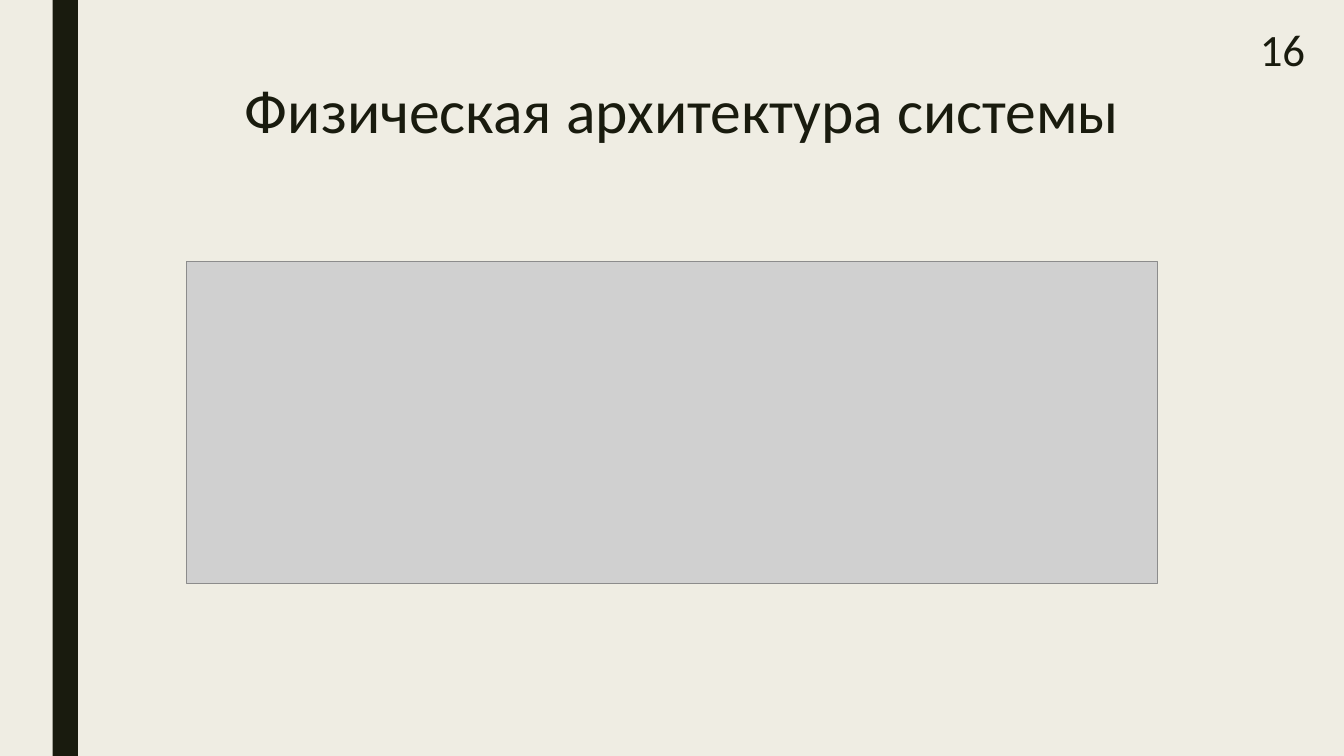
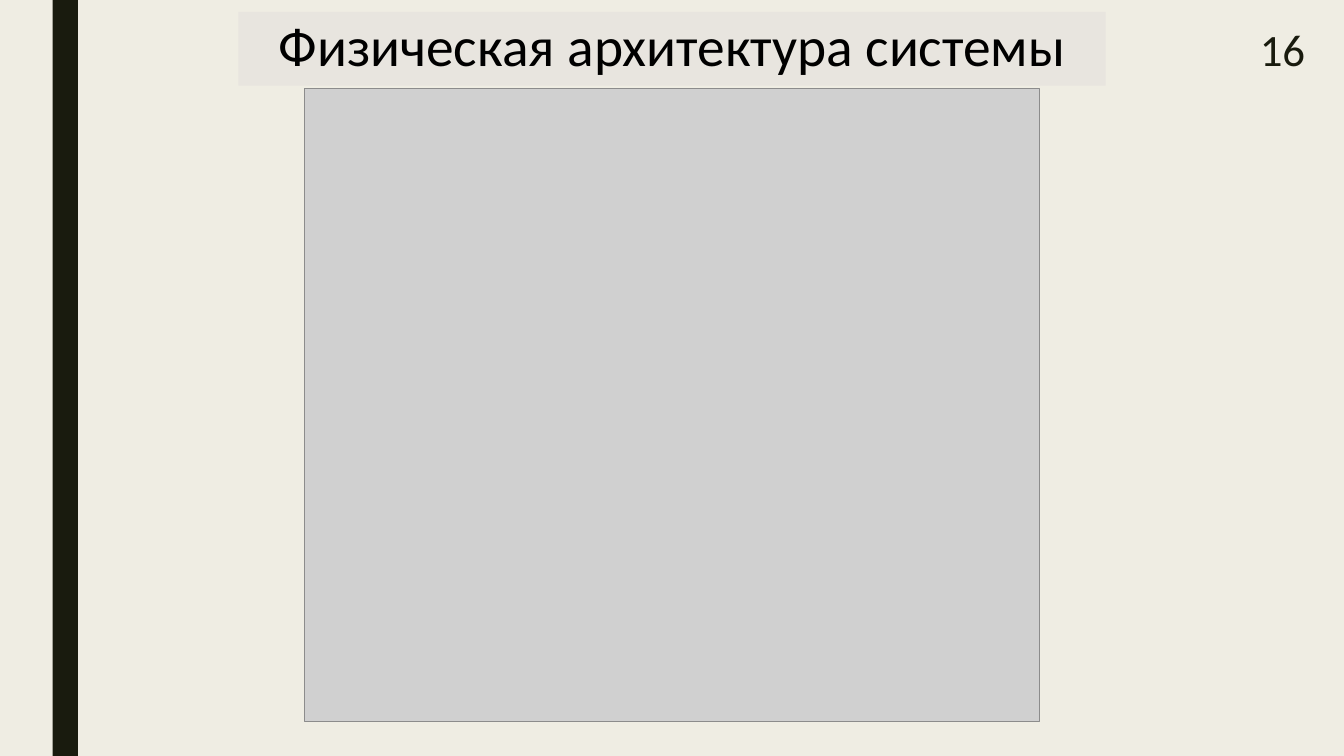
Before and after one commit to samarsky-canary/dragon, a slide deck: slide 16 of dizdocs/bakalavr.pptx. Drawn at 1344x756 pixels with LibreOffice and Linux fonts; fonts in the diff are those of the drawing; grey boxes stand for pictures. Boxes give left, top, right and bottom in pixels: in the first picture for what was removed or moved away, otherwise in the second. Text is boxed around its words. In the diff, an @@ line names an element or a change of style, - is before the commit and + after.

```diff
--- a/dizdocs/bakalavr.pptx
+++ b/dizdocs/bakalavr.pptx
@@ title "Физическая архитектура системы": place and size @@
-title "Физическая архитектура системы" at bbox=[245, 91, 1119, 143]
+title "Физическая архитектура системы" at bbox=[238, 12, 1106, 86]
@@ title "Физическая архитектура системы" at bbox=[238, 12, 1106, 86]: size 44 to 39.6 pt, text colour #191B0E to #000000; vertical alignment top to middle; fill none to #E8E5DF; outline none to #897B61 2.75 pt @@
@@ picture added at bbox=[304, 89, 1041, 721] @@
@@ picture removed at bbox=[187, 261, 1157, 583] @@
```
Also in this commit, not shown: 21 other slides changed, 1 slide added, 3 slides removed, 5 other files.
